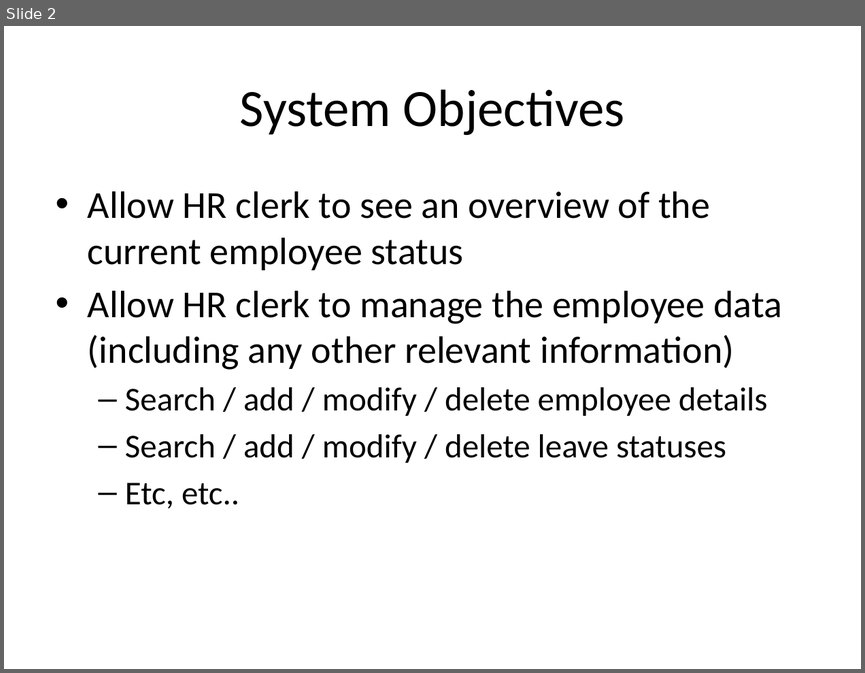
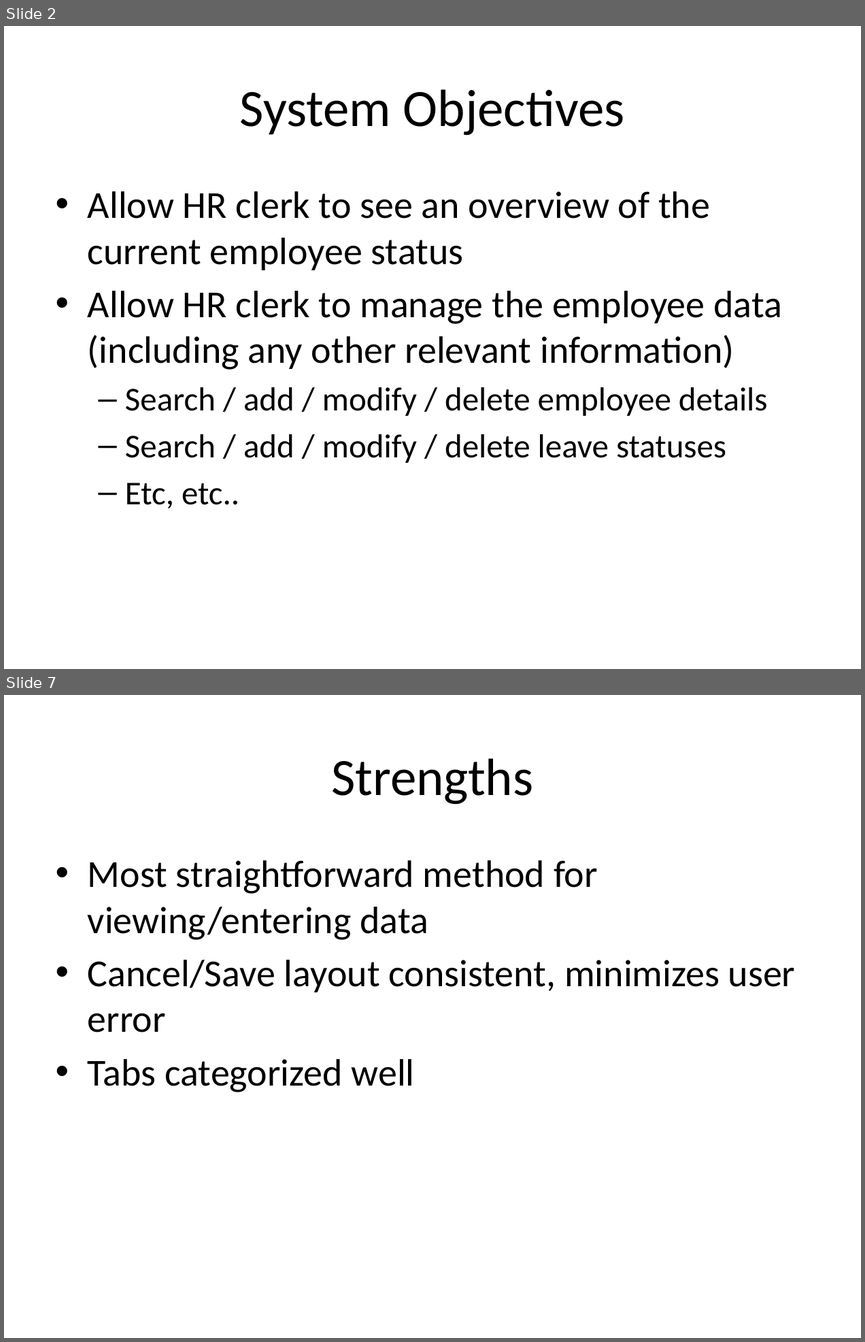
Before and after one commit to cs3249-microscope/main, a slide deck: Critique/3249critiquepresentation.pptx. Shown one above the other, each under a label of ours: slide 2 before the commit, slides 2 and 7 after it; the slides between them are not shown. The pictures are 865x673 and 865x1342 pixels, drawn with LibreOffice and Linux fonts; fonts in the diff are those of the drawing. Boxes give left, top, right and bottom in pixels: in the first picture for what was removed or moved away, otherwise in the second. Text is boxed around its words. In the diff, an @@ line names an element or a change of style, - is before the commit and + after.

```diff
--- a/Critique/3249critiquepresentation.pptx
+++ b/Critique/3249critiquepresentation.pptx
@@ slide 7 added at [4,695,861,1338], background #FFFFFF @@
@@ title added at [331,758,533,804], 44 pt, text #000000 @@
+Strengths
@@ text added at [88,860,796,1092], 32 pt, text #000000 @@
+• Most straightforward method for viewing/entering data
+• Cancel/Save layout consistent, minimizes user error
+• Tabs categorized well
```
Also in this commit, not shown: 9 other slides added, 2 slides removed.
